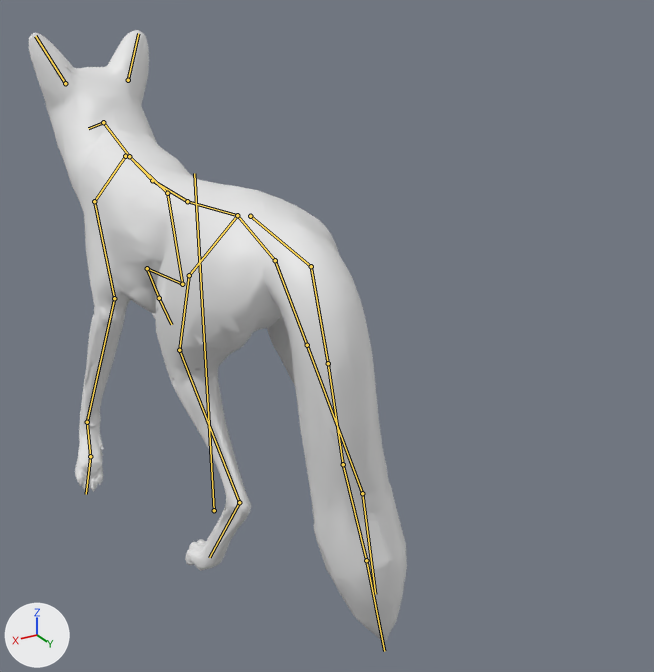
The glTF model 42/media/models_X/Skinned/KWC_Fox.glb, before and after one commit.
Rendered twice from a 50 mm camera at (0.23, 0.552, 0.4) aimed at (-0.096, 0.01, 0.129). Every picture has the same lights, and +X, +Y and +Z are marked at lower left. The first picture is the older version. Both versions are drawn at frame 0 of the action 'Rac_Run'; the numbers are the values there. The bones that change, and the others that lie on the model, are drawn over the model as lines.

Names of what the first picture shows: 'output_unwrapped'.
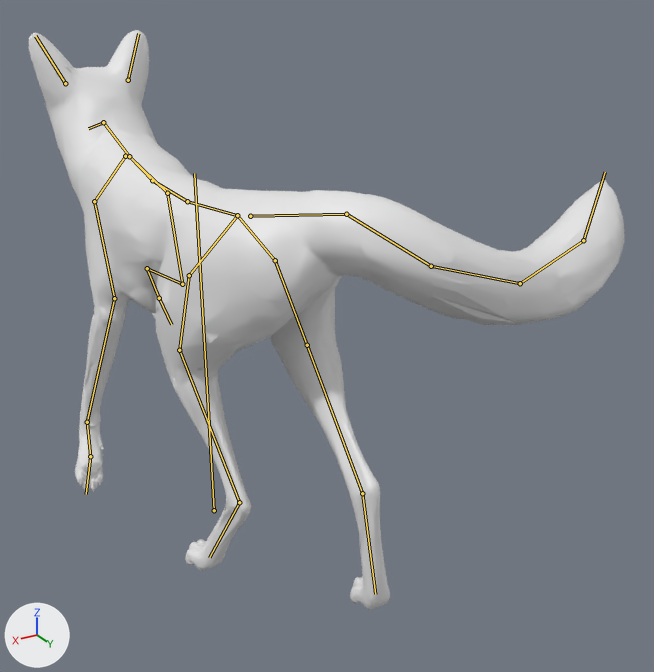
What differs and where, as boxes (x1, y1, x2, y2) in the pictures (654 x 672 px):
```json
{"object": "output_unwrapped", "change": "posed", "before": [29, 30, 407, 642], "after": [29, 30, 625, 610], "on screen": "58% wider"}
{"bone": "tail01", "before": "(250, 216) to (311, 266)", "after": "(250, 216) to (346, 214)"}
{"bone": "tail02", "before": "(311, 266) to (328, 363)", "after": "(346, 214) to (431, 266)"}
{"bone": "tail03", "before": "(328, 363) to (343, 464)", "after": "(431, 266) to (520, 283)"}
{"bone": "tail04", "before": "(343, 464) to (366, 560)", "after": "(520, 283) to (583, 240)"}
{"bone": "tail05", "before": "(366, 560) to (384, 651)", "after": "(583, 240) to (605, 172)"}
```

Edits to the scene script, one JSON object a line:
```json
{"block": "bone_tail01", "where": "bone_tail01 = bpy.data.objects['Armature'].pose.bones['tail01']  # child of 'spine03'"}
{"op": "set", "path": "bone_tail01.rotation_quaternion", "old": "(1.0, 0.0, 0.0, 0.0)", "new": "(0.966, -0.259, 0.0, 0.0)", "note": "degrees (0, 0, 0) -> degrees (-30, 0, 0)"}
{"block": "bone_tail02", "where": "bone_tail02 = bpy.data.objects['Armature'].pose.bones['tail02']  # child of 'tail01'"}
{"op": "set", "path": "bone_tail02.rotation_quaternion", "old": "(0.999, -0.016, 0.0, -0.029)", "new": "(0.961, -0.274, -0.007, -0.028)", "note": "degrees (-2, 0, -3) -> degrees (-32, -2, -3)"}
{"block": "bone_tail03", "where": "bone_tail03 = bpy.data.objects['Armature'].pose.bones['tail03']  # child of 'tail02'"}
{"op": "set", "path": "bone_tail03.rotation_quaternion", "old": "(0.997, -0.015, 0.001, -0.07)", "new": "(0.96, -0.273, -0.017, -0.067)", "note": "degrees (-2, 0, -8) -> degrees (-31, -4, -7)"}
{"block": "bone_tail04", "where": "bone_tail04 = bpy.data.objects['Armature'].pose.bones['tail04']  # child of 'tail03'"}
{"op": "set", "path": "bone_tail04.rotation_quaternion", "old": "(0.995, 0.02, -0.002, -0.093)", "new": "(0.967, -0.238, -0.026, -0.089)", "note": "degrees (2, 0, -11) -> degrees (-27, -5, -9)"}
{"block": "bone_tail05", "where": "bone_tail05 = bpy.data.objects['Armature'].pose.bones['tail05']  # child of 'tail04'"}
{"op": "set", "path": "bone_tail05.rotation_quaternion", "old": "(0.997, 0.04, -0.003, -0.072)", "new": "(0.973, -0.219, -0.021, -0.068)", "note": "degrees (5, 0, -8) -> degrees (-25, -4, -7)"}
```
